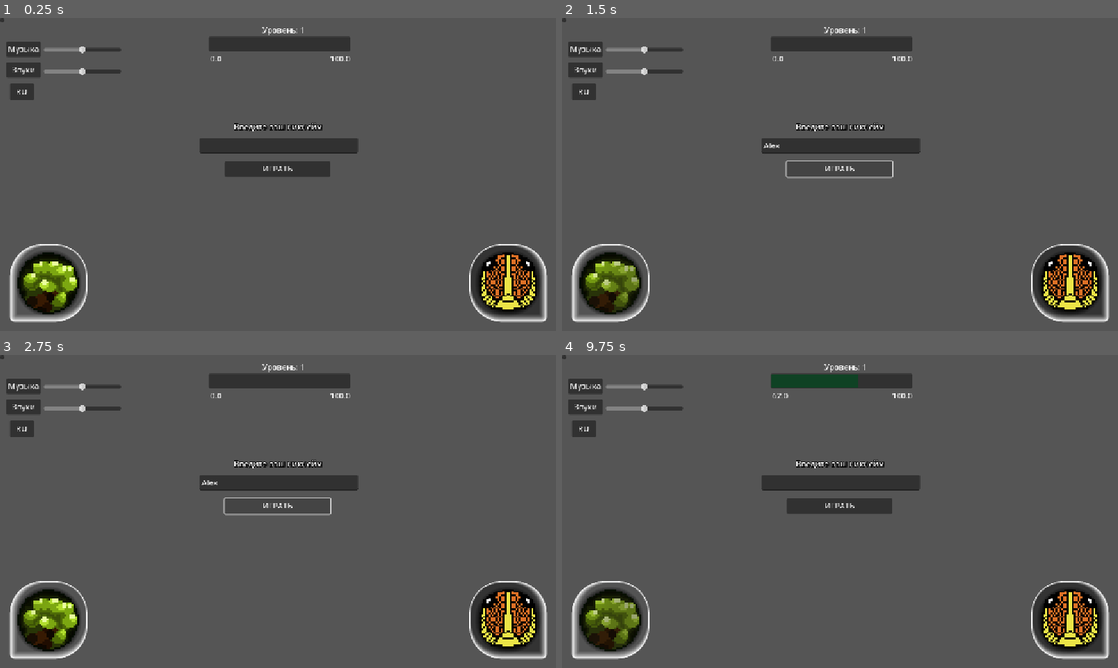
Above: before the commit, frames 1-4 (two rows, left to right).
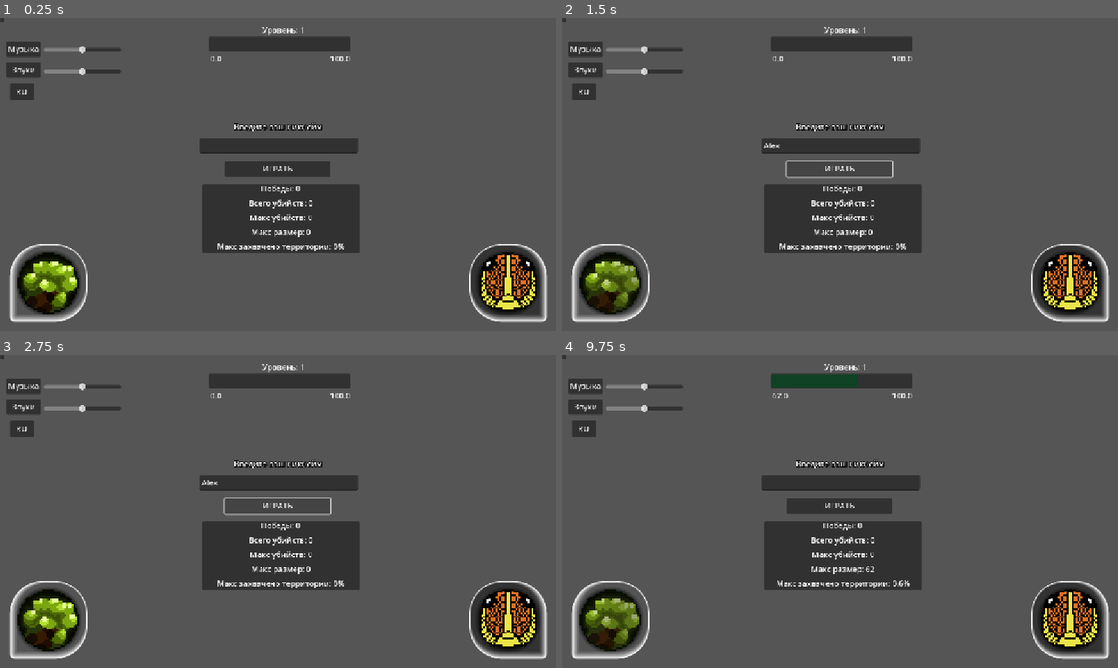
Above: after the commit, the same moments.

Repository: PeVANoD/Development-Management
Game: Godot game, scene res://project/scenes/menu/main_menu.tscn
Two runs of this game, one before a commit and one after it. Both use one fixed random seed, a clock stepped at 60 frames per second and the inputs below. Sound files missing from this copy of the repository are replaced by a short silence.
Inputs (mouse positions are in pixels of both pictures, inside the frame that each line leads up to):
- Up to frame 1 (0.25 s): no input
- Up to frame 2 (1.5 s): click (840, 146) at 0.52 s; type "Alex" at 0.6 s; click "ИГРАТЬ" at 1.25 s
- Up to frame 3 (2.75 s): click "ИГРАТЬ" at 2 s
- Up to frame 4 (9.75 s): click "Музыка" at 2.75 s; tap Enter (Enter) at 3.5, 3.6, 6.6, 9.6 s; move the mouse to (962, 495) at 3.52 s; hold Up (ui_up) 3.53-4.28 s; click (962, 495) at 3.67 s; move the mouse to (728, 527) at 4.27 s; tap 0 at 4.35, 7.35 s; click (728, 527) at 4.42 s; move the mouse to (895, 442) at 5.02 s; hold Ctrl 5.03-5.78 s; hold Up (ui_up) 5.03-6.53 s; click (895, 442) at 5.17 s; move the mouse to (812, 574) at 5.77 s; tap Alt at 5.85, 8.85 s; click (812, 574) at 5.92 s; move the mouse to (1006, 558) at 6.52 s; click (1006, 558) at 6.67 s; tap Escape (Esc) at 7.15 s; move the mouse to (673, 464) at 7.27 s; click (673, 464) at 7.42 s; move the mouse to (867, 511) at 8.02 s; hold Ctrl 8.03-8.78 s; click (867, 511) at 8.17 s; move the mouse to (756, 433) at 8.77 s; hold Up (ui_up) from 8.78 s (still down); click (756, 433) at 8.92 s; move the mouse to (962, 495) at 9.52 s; click (962, 495) at 9.67 s

The runs differ from the first frame. In frame 1, 6.1% of the frame differs, in the area x 36-65%, y 53-76%; in frame 2, 6.1%; in frame 3, 6.1%; in frame 4, 6.1%.
Error before the commit: Cannot call method 'change_scene_to_file' on a null value. (res://project/scripts/menu/main_menu_script.gd:106)
Error after the commit: Cannot call method 'change_scene_to_file' on a null value. (res://project/scripts/menu/main_menu_script.gd:105)

Commit message:
Max player statistics after session
теперь в меню отображается таблица со статистикой игрока (убийства, победы, захват, размер)

Diff:
--- a/project/scenes/menu/main_menu.tscn
+++ b/project/scenes/menu/main_menu.tscn
@@ -18,12 +18,6 @@
 [sub_resource type="LabelSettings" id="LabelSettings_4wfjr"]
 outline_size = 5
 outline_color = Color(0, 0, 0, 1)
-
-[sub_resource type="CanvasItemMaterial" id="CanvasItemMaterial_wuwks"]
-
-[sub_resource type="LabelSettings" id="LabelSettings_a73ww"]
-font_color = Color(0.0166239, 0.00598695, 0.00105087, 1)
-outline_color = Color(0.0177324, 0.0177324, 0.0177324, 1)
 
 [sub_resource type="StyleBoxFlat" id="StyleBoxFlat_uh2sl"]
 bg_color = Color(0.313726, 0.313726, 0.313726, 0.392157)
@@ -470,6 +464,8 @@
 width = 289
 height = 27
 
+[sub_resource type="CanvasItemMaterial" id="CanvasItemMaterial_wuwks"]
+
 [node name="MainMenu" type="Control"]
 layout_mode = 3
 anchors_preset = 15
@@ -575,32 +571,6 @@
 offset_right = 70.0
 offset_bottom = 170.0
 text = "RU"
-
-[node name="PassSessionBox" type="VBoxContainer" parent="CanvasLayer"]
-visible = false
-modulate = Color(0.000113828, 0.000113828, 0.000113828, 1)
-self_modulate = Color(0, 0, 0, 1)
-material = SubResource("CanvasItemMaterial_wuwks")
-layout_mode = 0
-offset_left = 430.0
-offset_top = 349.0
-offset_right = 724.0
-offset_bottom = 490.0
-
-[node name="NicknameLabel" type="Label" parent="CanvasLayer/PassSessionBox"]
-layout_mode = 2
-text = "Nickname: "
-label_settings = SubResource("LabelSettings_a73ww")
-
-[node name="TerrainLabel" type="Label" parent="CanvasLayer/PassSessionBox"]
-layout_mode = 2
-text = "Terrain: "
-label_settings = SubResource("LabelSettings_a73ww")
-
-[node name="SizeLabel" type="Label" parent="CanvasLayer/PassSessionBox"]
-layout_mode = 2
-text = "Size: "
-label_settings = SubResource("LabelSettings_a73ww")
 
 [node name="Map" type="Control" parent="CanvasLayer"]
 layout_mode = 1
@@ -1160,6 +1130,51 @@
 offset_top = -27.0
 offset_right = 149.0
 offset_bottom = -4.0
+horizontal_alignment = 1
+
+[node name="PlayerStatsPanel" type="Panel" parent="CanvasLayer"]
+layout_mode = 0
+offset_left = 418.0
+offset_top = 344.0
+offset_right = 745.0
+offset_bottom = 486.0
+
+[node name="PassSesBox" type="VBoxContainer" parent="CanvasLayer/PlayerStatsPanel"]
+material = SubResource("CanvasItemMaterial_wuwks")
+layout_mode = 0
+offset_left = 1.0
+offset_top = -3.0
+offset_right = 326.0
+offset_bottom = 143.0
+
+[node name="WinsCount" type="Label" parent="CanvasLayer/PlayerStatsPanel/PassSesBox"]
+layout_mode = 2
+size_flags_vertical = 3
+text = "Wins:"
+horizontal_alignment = 1
+
+[node name="AllKiilsCount" type="Label" parent="CanvasLayer/PlayerStatsPanel/PassSesBox"]
+layout_mode = 2
+size_flags_vertical = 3
+text = "Total kills: "
+horizontal_alignment = 1
+
+[node name="MaxKiilsCount" type="Label" parent="CanvasLayer/PlayerStatsPanel/PassSesBox"]
+layout_mode = 2
+size_flags_vertical = 3
+text = "Max kills:"
+horizontal_alignment = 1
+
+[node name="MaxSizeCount" type="Label" parent="CanvasLayer/PlayerStatsPanel/PassSesBox"]
+layout_mode = 2
+size_flags_vertical = 3
+text = "Size: "
+horizontal_alignment = 1
+
+[node name="MaxTerritoryCount" type="Label" parent="CanvasLayer/PlayerStatsPanel/PassSesBox"]
+layout_mode = 2
+size_flags_vertical = 3
+text = "Max territory:"
 horizontal_alignment = 1
 
 [node name="MainMenuMusic" type="AudioStreamPlayer2D" parent="."]
--- a/project/scripts/G.gd
+++ b/project/scripts/G.gd
@@ -5,7 +5,14 @@
 var nickname = "Player 1"
 var terrain = 0
 var size = 0
+
+# Для вывода статистики
+var max_territory = 0
+var max_size = 0
+var max_kills = 0
+var total_kills = 0
 var kills = 0
+var wins = 0
 
 var alive = true
 var result_is_win = false
--- a/project/scripts/menu/main_menu_script.gd
+++ b/project/scripts/menu/main_menu_script.gd
@@ -6,10 +6,6 @@
 var sound_level
 var music_level
 
-# Переменные для списка результатов
-#var nickname_res
-#var terrain_res
-#var size_res
 
 var max_exp_value : int = 100
 var min_exp_value : int = 0
@@ -31,8 +27,11 @@
 		"english": "English",
 		"nickname_enter": "Введите ваш никнейм",
 		"nickname_result": "Никнейм: ",
-		"terrain_result": "Территории захвачено: ",
-		"size_result": "Размер: ",
+		"wins_result": "Победы: ",
+		"total_kills_result": "Всего убийств: ",
+		"max_kills_result": "Макс убийств: ",
+		"size_result": "Макс размер: ",
+		"terrain_result": "Макс захвачено территории: ",
 		"player_level": "Уровень: "
 	},
 	"en": {
@@ -49,8 +48,11 @@
 		"english": "English",
 		"nickname_enter": "Enter your nickname",
 		"nickname_result": "Nickname: ",
-		"terrain_result": "Terrain captured: ",
-		"size_result": "Size: ",
+		"wins_result": "Wins: ",
+		"total_kills_result": "Total kills: ",
+		"max_kills_result": "Max kills: ",
+		"size_result": "Max size: ",
+		"terrain_result": "Max terrain captured: ",
 		"player_level": "Level: "
 	}
 }
@@ -62,7 +64,7 @@
 	_apply_language()
 	$CanvasLayer/ExpBar/MinValue.text = str(G.exp)
 	set_exp_value(G.exp)
-	#prev_session_results()
+	set_player_stats(G.wins, G.total_kills, G.max_kills, G.max_territory ,G.max_size)
 	#print("Меню загружено")
 
 func _apply_language():
@@ -73,10 +75,7 @@
 	$CanvasLayer/SoundButton.text = texts["sounds"]
 	$CanvasLayer/Label.text = texts["nickname_enter"]
 	$CanvasLayer/ExpBar/LevelValue.text = texts["player_level"] + str(level)
-	#nickname_res = texts["nickname_result"]
-	#terrain_res = texts["terrain_result"]
-	#size_res = texts["size_result"]
-	#prev_session_results() # нужно переписать текст в заголовках
+	set_player_stats(G.wins, G.total_kills, G.max_kills, G.max_territory ,G.max_size)
 
 # Функция для воспроизведения звука кнопок
 func play_button_sound():
@@ -112,14 +111,6 @@
 	$TransitionSound.play()
 	await $TransitionSound.finished
 	$TransitionSound.queue_free()
-
-# Результаты предыдущей сессии
-#func prev_session_results():
-	#if G.alive == false:
-		#$CanvasLayer/PassSessionBox.visible = true
-		#$CanvasLayer/PassSessionBox/NicknameLabel.text = nickname_res + G.nickname
-		#$CanvasLayer/PassSessionBox/TerrainLabel.text = terrain_res + G.terrain
-		#$CanvasLayer/PassSessionBox/SizeLabel.text = size_res + G.size
 
 
 # Слайдер для музыки
@@ -195,3 +186,13 @@
 	$CanvasLayer/ExpBar/MinValue.text = str($CanvasLayer/ExpBar.value)
 	$CanvasLayer/ExpBar/MaxValue.text = str($CanvasLayer/ExpBar.max_value)
 	$CanvasLayer/ExpBar/LevelValue.text = language_texts[current_language]["player_level"] + str(level)
+
+
+# Статистика игрока
+func set_player_stats(wins, total_kills, max_kills, max_territory, max_size):
+	var texts = language_texts[current_language]
+	$CanvasLayer/PlayerStatsPanel/PassSesBox/WinsCount.text = texts["wins_result"] + str(wins)
+	$CanvasLayer/PlayerStatsPanel/PassSesBox/AllKiilsCount.text = texts["total_kills_result"] + str(total_kills)
+	$CanvasLayer/PlayerStatsPanel/PassSesBox/MaxKiilsCount.text = texts["max_kills_result"] + str(max_kills)
+	$CanvasLayer/PlayerStatsPanel/PassSesBox/MaxSizeCount.text = texts["size_result"] + str(max_size)
+	$CanvasLayer/PlayerStatsPanel/PassSesBox/MaxTerritoryCount.text = texts["terrain_result"] + str(max_territory) + "%"
--- a/project/scripts/snake.gd
+++ b/project/scripts/snake.gd
@@ -300,6 +300,8 @@
 	if !ai_control:
 		G.alive = false
 		G.kills = kills
+		G.total_kills += kills
+		G.max_kills = max(G.max_kills, kills)
 	self.queue_free()
 	map_node.clearSnake()
 
--- a/project/scripts/ui_node.gd
+++ b/project/scripts/ui_node.gd
@@ -119,6 +119,7 @@
 		session_finished = true
 		await get_tree().create_timer(2).timeout
 		exp += 100
+		G.wins += 1
 		sessionEndText(text, "victory")
 
 
@@ -132,3 +133,5 @@
 	$PassSessionPanel/PassSessionBox/KillsLabel.text = text["kills_result"] + str(G.kills)
 	$PassSessionPanel/PassSessionBox/ExpLabel.text = text["exp_result"] + str(exp)
 	G.exp += exp
+	G.max_territory = max(G.max_territory, float($"Leaders/Terrain/VBoxContainer/1/Count".text))
+	G.max_size = max(G.max_size, int($"Leaders/Size/VBoxContainer/1/Count".text))
Not shown: 1 places in project/scenes/menu/main_menu.tscn that only renumber resources
